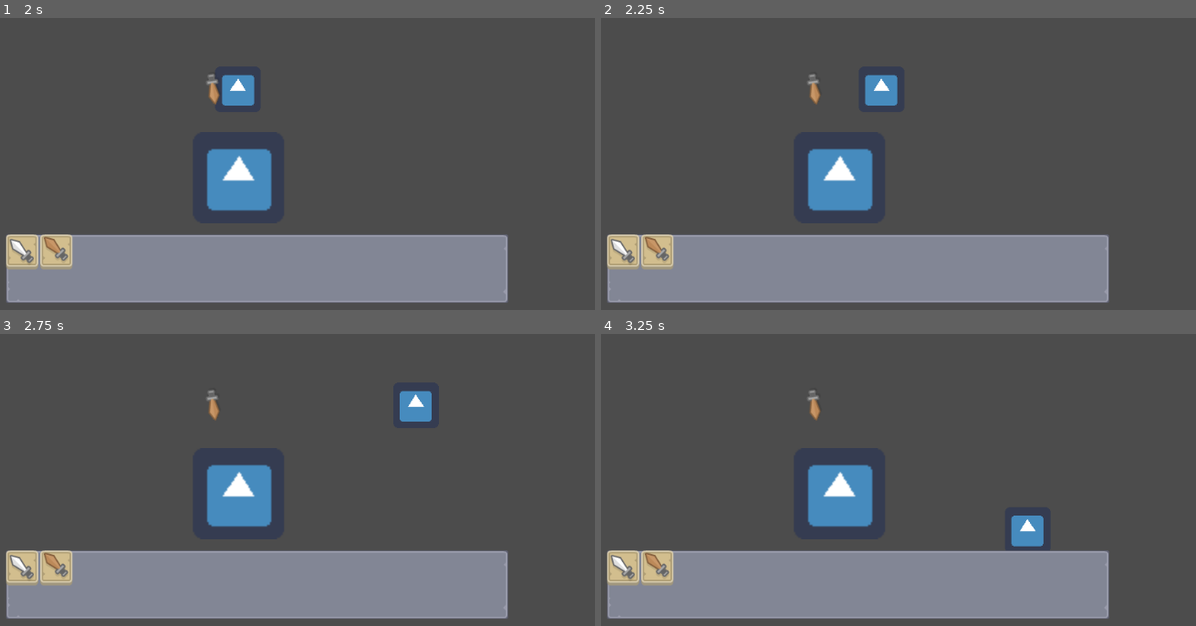
Above: before the commit, frames 1-4 (two rows, left to right).
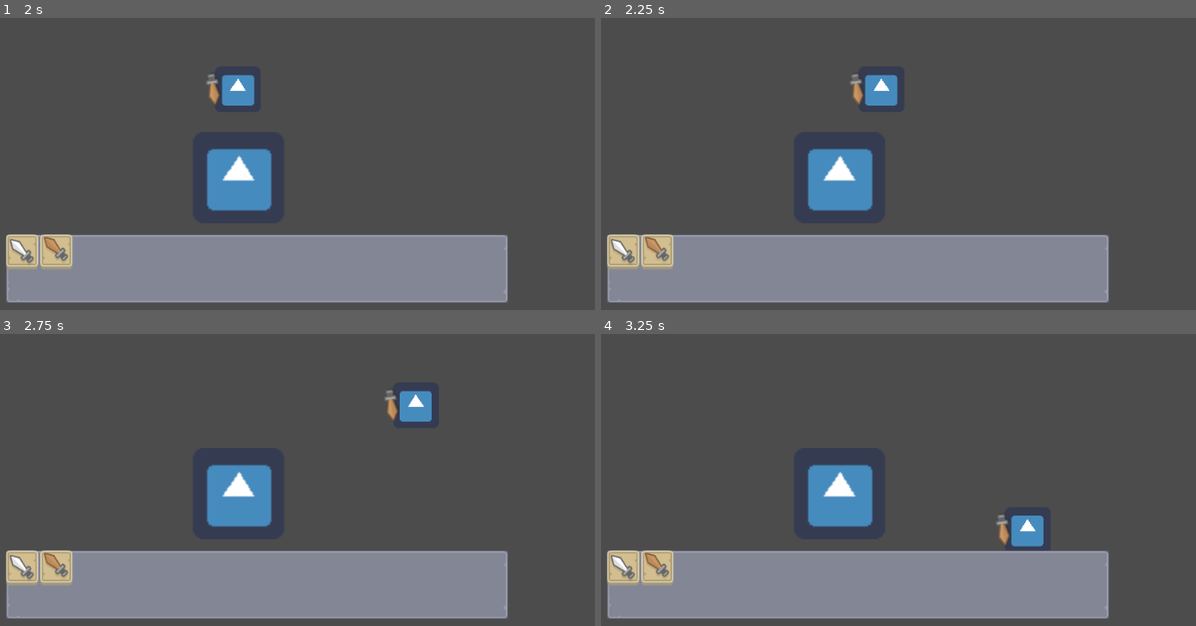
Above: after the commit, the same moments.

Repository: hal255/godot_boss_battles
Game: Godot game, scene res://scenes/World.tscn
Two runs of this game, one before a commit and one after it. Both use one fixed random seed, a clock stepped at 60 frames per second and the inputs below. The engine's default icon, where the game draws it, is replaced by a stand-in: a white triangle on a blue panel in a dark square.
Inputs (mouse positions are in pixels of both pictures, inside the frame that each line leads up to):
- Up to frame 1 (2 s): click (23, 251) at 0.5 s; click (53, 251) at 1.25 s
- Up to frame 2 (2.25 s): tap Enter at 2 s; move the mouse to (993, 76) at 2.02 s; hold Right from 2.03 s (still down); hold L from 2.03 s (still down); click (993, 76) at 2.17 s
- Up to frame 3 (2.75 s): keep holding Right; keep holding L; tap Space at 2.27 s
- Up to frame 4 (3.25 s): move the mouse to (684, 433) at 2.77 s; release Right at 2.78 s; release L at 2.78 s; hold Down from 2.78 s (still down); tap J at 2.85 s; tap Space at 3.02 s

Frame 1 is identical in both runs. In frame 2, 0.3% of the frame differs, in the area x 34-45%, y 19-30%; in frame 3, 0.3%; in frame 4, 0.3%.

Commit message:
#11: resolved bug where player_weapon not following player

Diff:
--- a/gd_scripts/weapon_scripts/script_weapon_change.gd
+++ b/gd_scripts/weapon_scripts/script_weapon_change.gd
@@ -4,7 +4,7 @@
 var weapon_texture
 
 func _ready():
-	player_weapon_sprite = get_tree().get_root().get_node('./world/player/player_weapon/Sprite')
+	player_weapon_sprite = get_tree().get_root().get_node('./world/player/player_body/player_weapon/Sprite')
 	weapon_texture = 'res://assets/art/my_kenney_assets/cursorSword_gold.png'
 
 # Called when the node enters the scene tree for the first time.
--- a/scenes/World.tscn
+++ b/scenes/World.tscn
@@ -26,14 +26,14 @@
 [node name="Sprite" type="Sprite" parent="player/player_body"]
 texture = ExtResource( 2 )
 
-[node name="player_weapon" type="KinematicBody2D" parent="player"]
-position = Vector2( 489, 287 )
+[node name="player_weapon" type="KinematicBody2D" parent="player/player_body"]
+position = Vector2( -34, -3 )
 script = ExtResource( 3 )
 __meta__ = {
 "_edit_group_": true
 }
 
-[node name="Sprite" type="Sprite" parent="player/player_weapon"]
+[node name="Sprite" type="Sprite" parent="player/player_body/player_weapon"]
 texture = ExtResource( 4 )
 
 [node name="enemies" type="Node" parent="."]
